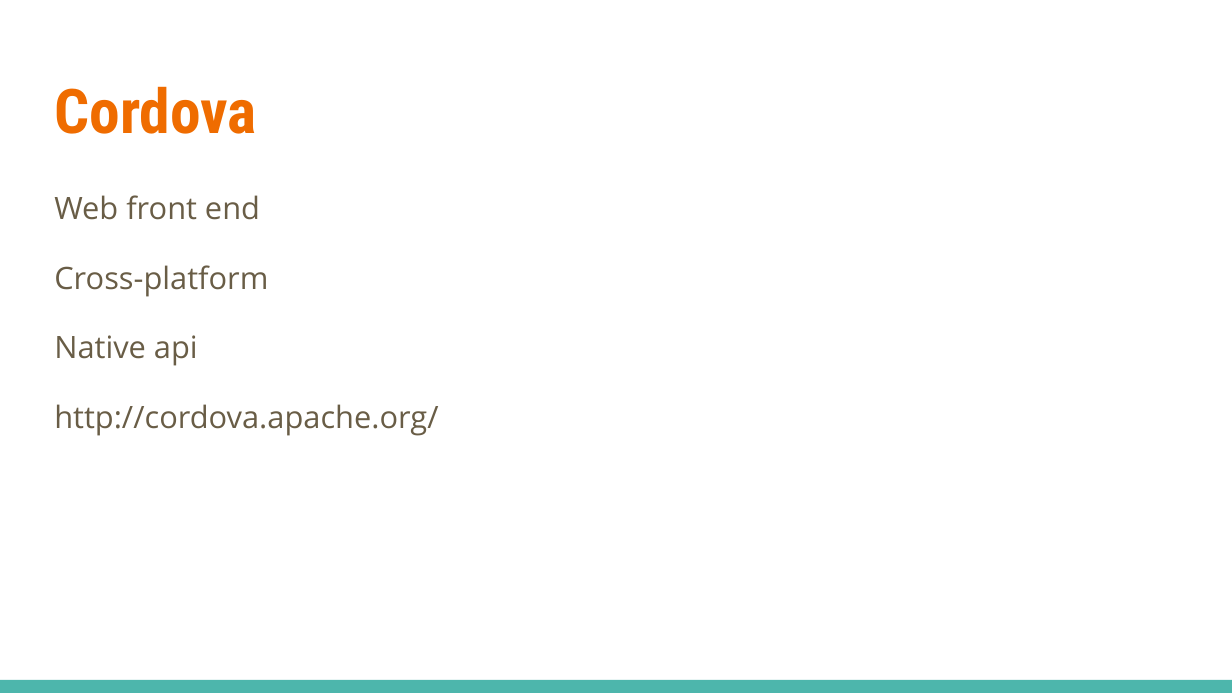
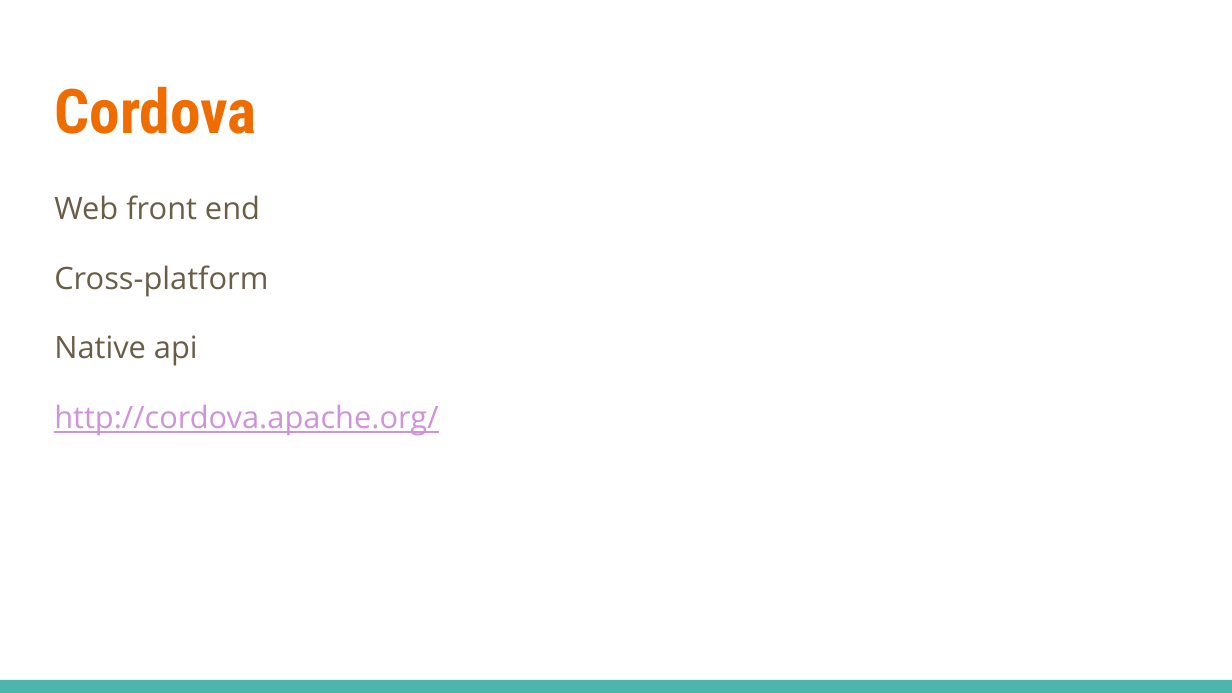
Before and after one commit to rlloyd2001/reapp-presentation, a slide deck: slide 2 of Reapp Overview.pptx. Drawn at 1232x693 pixels with LibreOffice and Linux fonts; fonts in the diff are those of the drawing. Boxes give left, top, right and bottom in pixels: in the first picture for what was removed or moved away, otherwise in the second. Text is boxed around its words. In the diff, an @@ line names an element or a change of style, - is before the commit and + after.

```diff
--- a/Reapp Overview.pptx
+++ b/Reapp Overview.pptx
@@ text at box(54, 404, 438, 436): text colour #695D46 to #CE93D8, underline on in "http://cordova.apache.org/" @@
```
Also in this commit, not shown: 3 other slides changed.
